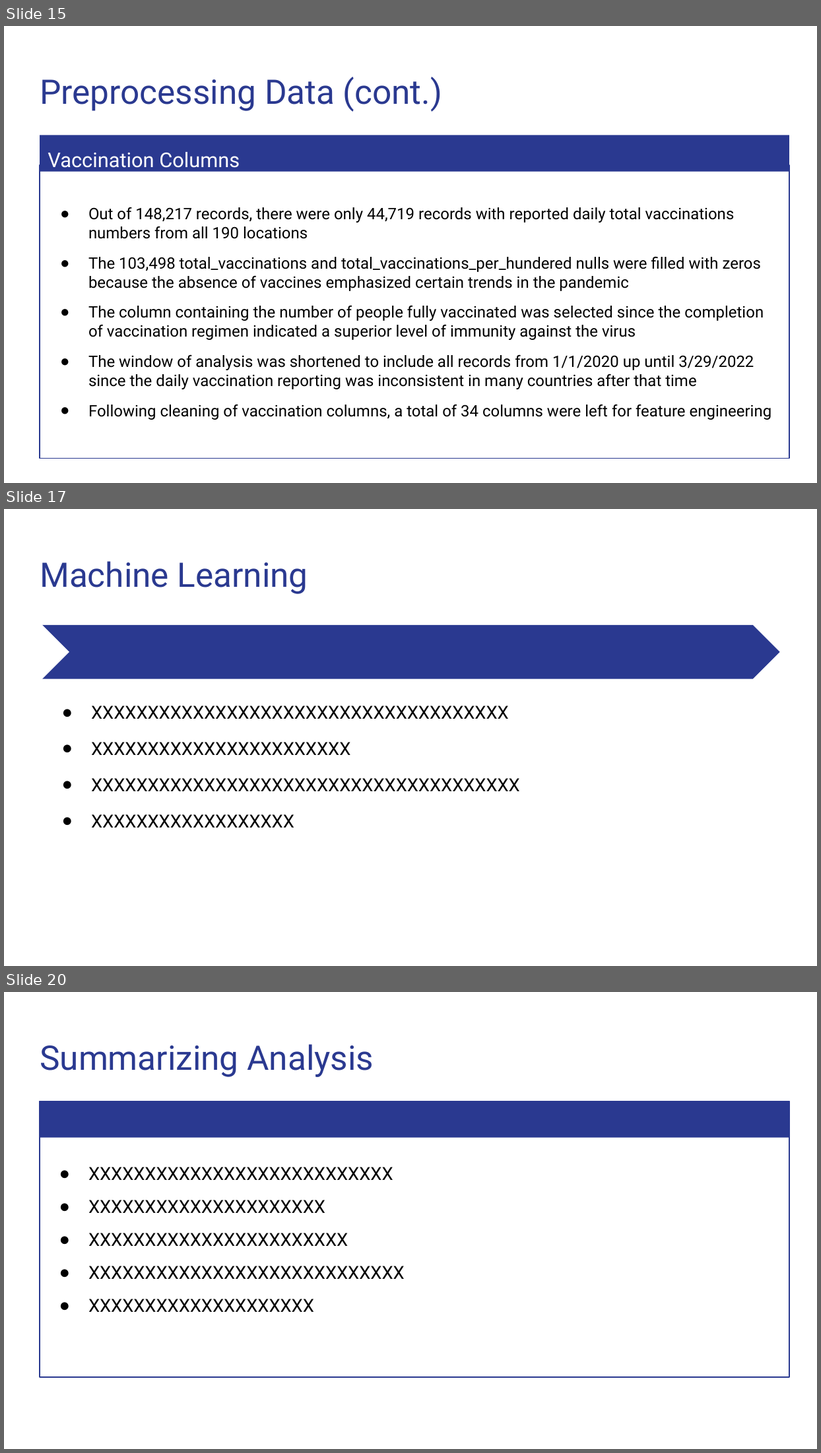
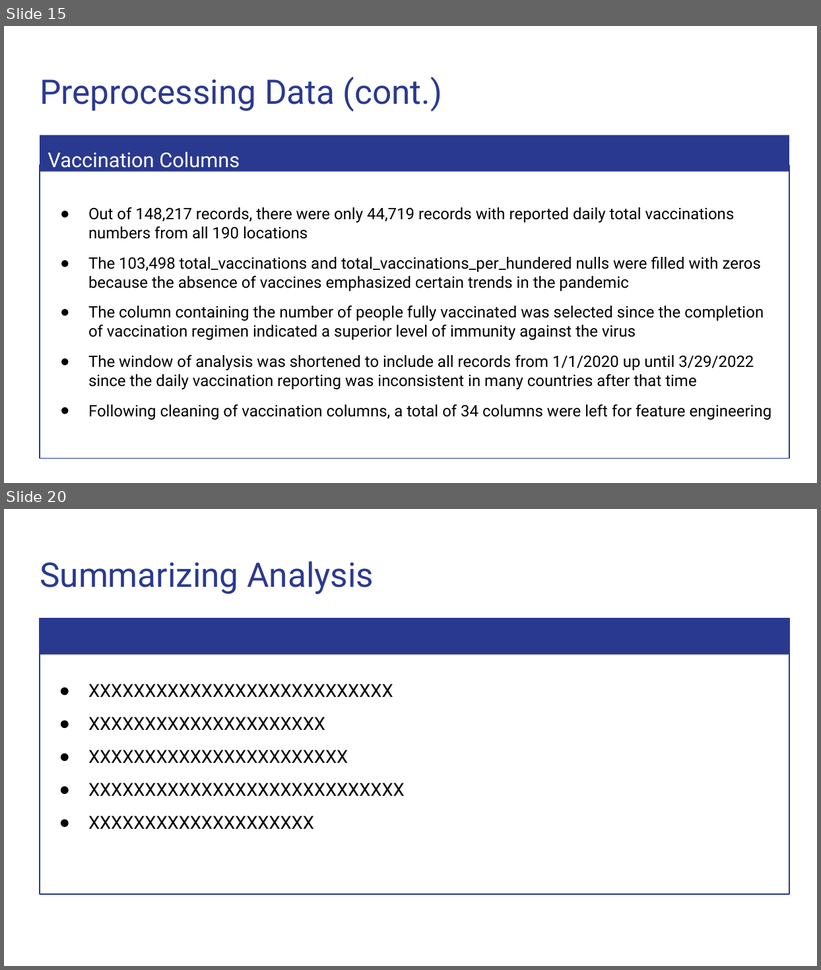
Before and after one commit to Magzzie/COVID-19_Analysis, a slide deck: COVID-19 Analysis.pptx. Shown one above the other, each under a label of ours: slides 15, 17 and 20 before the commit, slides 15 and 20 after it; the slides between them are not shown. The pictures are 821x1453 and 821x970 pixels, drawn with LibreOffice and Linux fonts; fonts in the diff are those of the drawing. Boxes give left, top, right and bottom in pixels: in the first picture for what was removed or moved away, otherwise in the second. Text is boxed around its words. In the diff, an @@ line names an element or a change of style, - is before the commit and + after.

```diff
--- a/COVID-19 Analysis.pptx
+++ b/COVID-19 Analysis.pptx
@@ slide 17 removed at (4, 509, 817, 966), background #FFFFFF @@
@@ title removed at (40, 561, 308, 594) @@
-Machine Learning
@@ chevron removed at (42, 625, 780, 679) @@
@@ text removed at (91, 706, 520, 828) @@
-● XXXXXXXXXXXXXXXXXXXXXXXXXXXXXXXXXXXXX
-● XXXXXXXXXXXXXXXXXXXXXXX
-● XXXXXXXXXXXXXXXXXXXXXXXXXXXXXXXXXXXXXX
-● XXXXXXXXXXXXXXXXXX
```
Also in this commit, not shown: 7 slides changed, 1 slide added.
